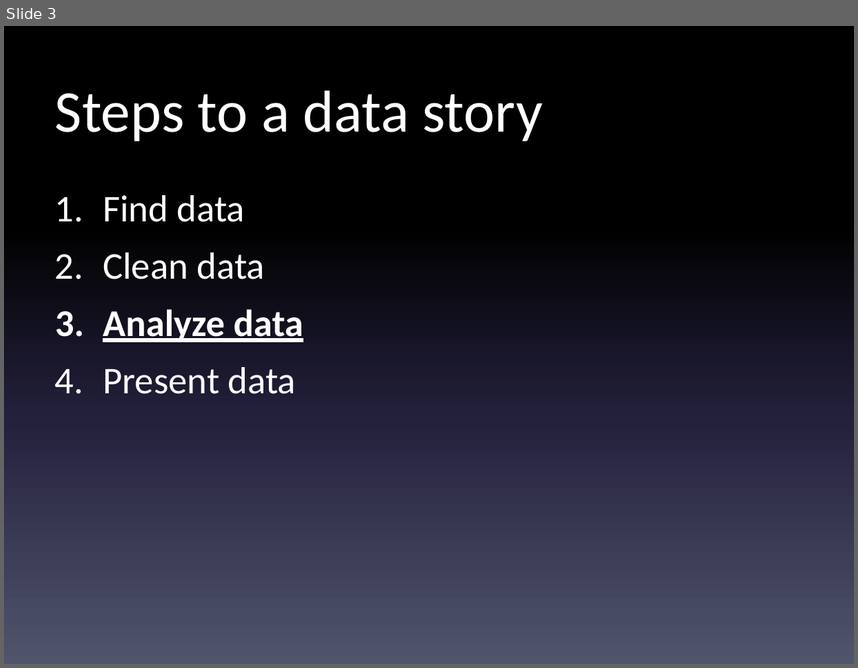
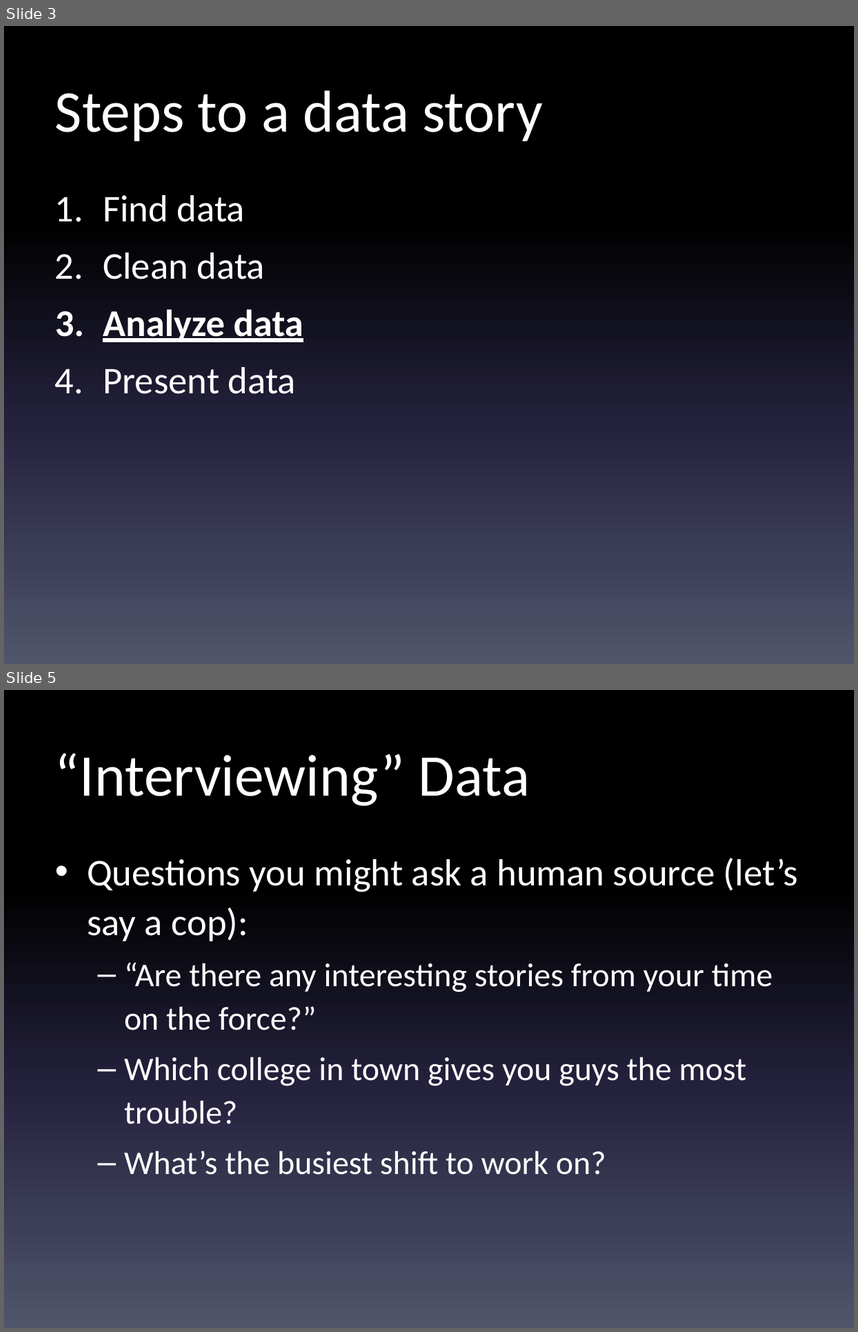
Before and after one commit to shmcminn/digitalframeworks-spring19, a slide deck: class5/digitalframeworks-5.pptx. Shown one above the other, each under a label of ours: slide 3 before the commit, slides 3 and 5 after it; the slides between them are not shown. The pictures are 858x668 and 858x1332 pixels, drawn with LibreOffice and Linux fonts; fonts in the diff are those of the drawing. Boxes give left, top, right and bottom in pixels: in the first picture for what was removed or moved away, otherwise in the second. Text is boxed around its words. In the diff, an @@ line names an element or a change of style, - is before the commit and + after.

```diff
--- a/class5/digitalframeworks-5.pptx
+++ b/class5/digitalframeworks-5.pptx
@@ slide 5 added at [4, 690, 854, 1328], background gradient #000000 to #24213E to #51566D @@
@@ title added at [55, 753, 530, 806], 50 pt, text #FFFFFF @@
+“Interviewing” Data
@@ text added at [87, 858, 798, 1174], 28 pt, text #FFFFFF @@
+• Questions you might ask a human source (let’s say a cop):
+  – “Are there any interesting stories from your time on the force?”
+  – Which college in town gives you guys the most trouble?
+  – What’s the busiest shift to work on?
```
Also in this commit, not shown: 1 slide changed, 14 other slides added, 6 other files.
